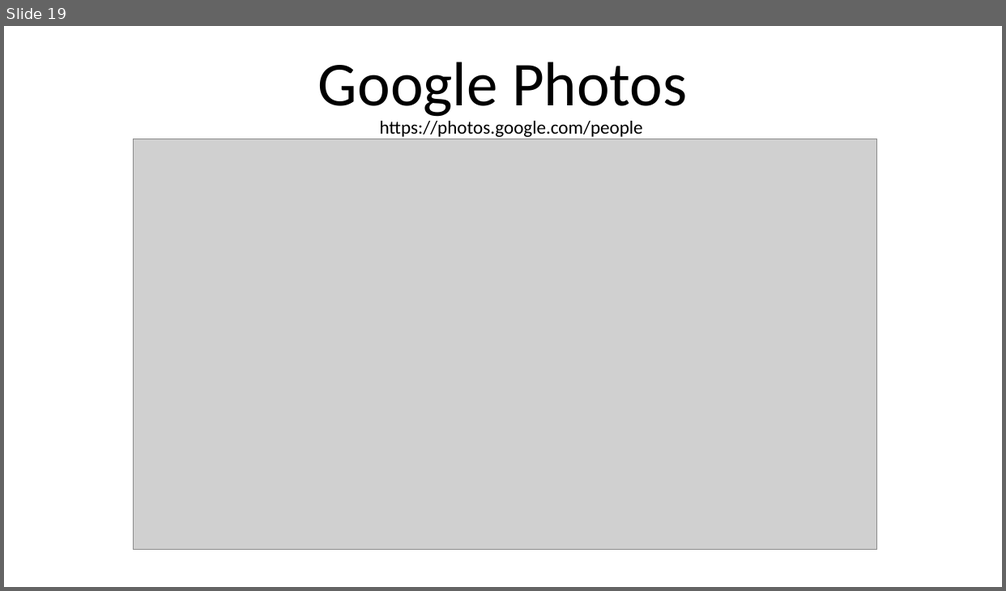
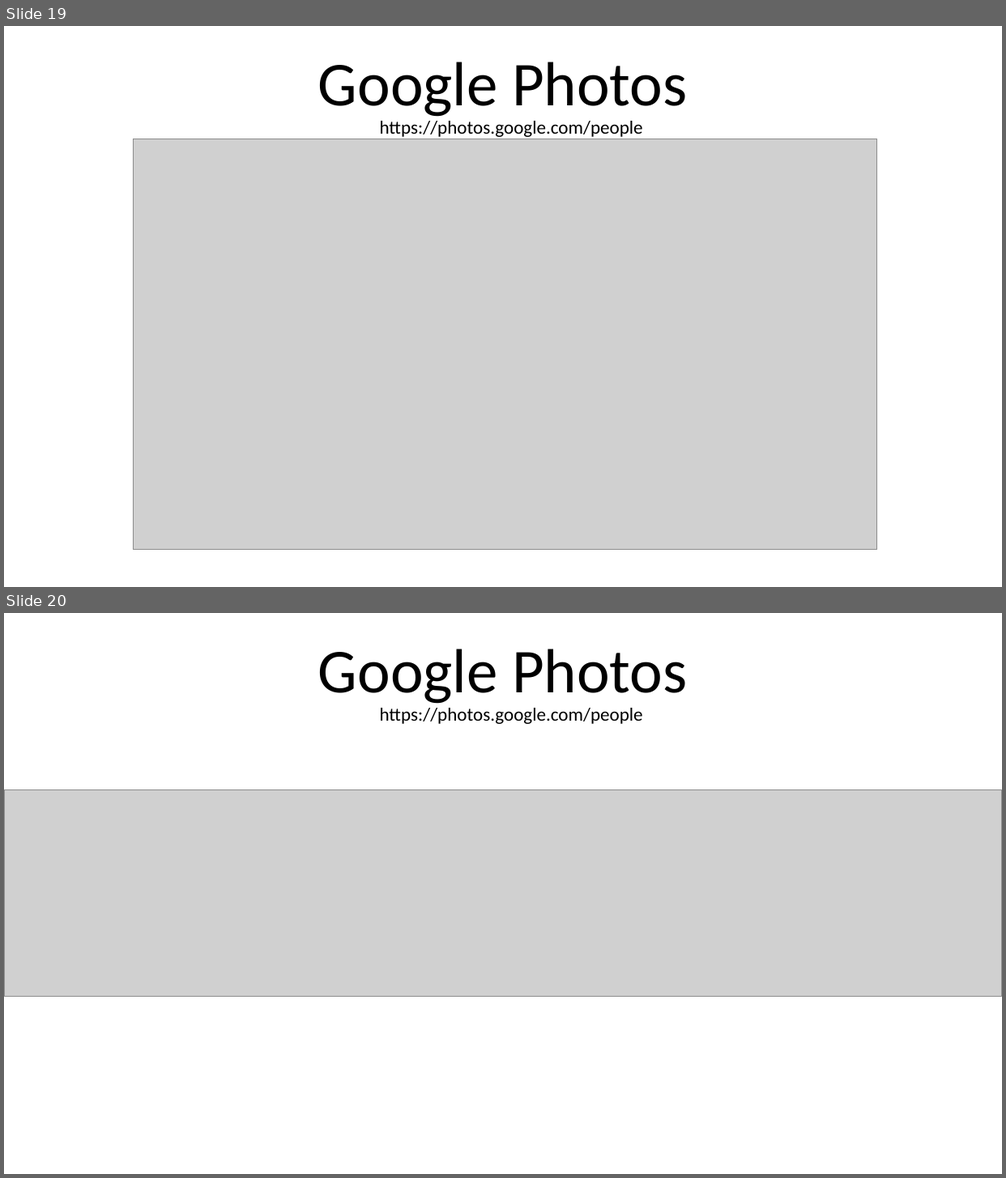
Before and after one commit to alfredofonseca/Python_ML_AFJ_DEMO, a slide deck: afj_ml_demo.pptx. Shown one above the other, each under a label of ours: slide 19 before the commit, slides 19 and 20 after it. The pictures are 1006x591 and 1006x1178 pixels, drawn with LibreOffice and Linux fonts; fonts in the diff are those of the drawing; grey boxes stand for pictures. Boxes give left, top, right and bottom in pixels: in the first picture for what was removed or moved away, otherwise in the second. Text is boxed around its words. In the diff, an @@ line names an element or a change of style, - is before the commit and + after.

```diff
--- a/afj_ml_demo.pptx
+++ b/afj_ml_demo.pptx
@@ slide 20 added at bbox=[4, 613, 1002, 1174], background #FFFFFF @@
@@ title added at bbox=[318, 649, 687, 704], 60 pt, text #000000 @@
+Google Photos
@@ text added at bbox=[380, 708, 643, 724], 18 pt, text #000000 @@
+https://photos.google.com/people
@@ picture added at bbox=[4, 790, 1002, 997] @@
```
Also in this commit, not shown: 1 slide changed, 1 other slide added, 1 slide removed, 2 other files.
